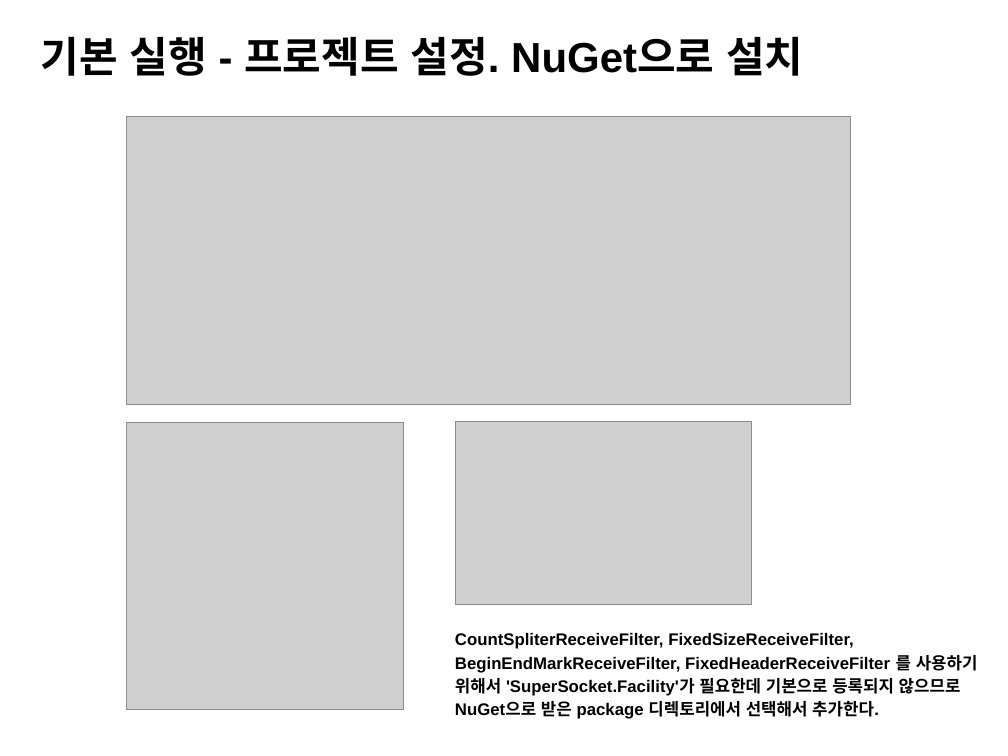
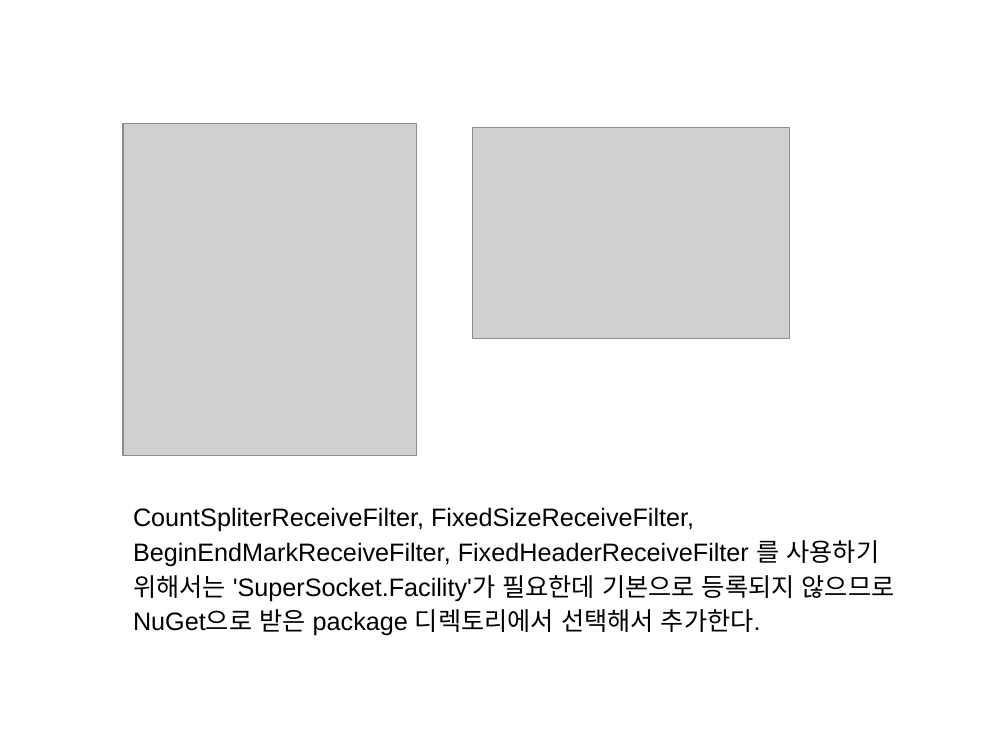
Before and after one commit to jacking75/conf_kgc2016_SuperSocket, a slide deck: slide 15 of {KGC2016]SuperSocket을 사용하여 고성능 게임 서버 만들기.pptx. Drawn at 1008x756 pixels with LibreOffice and Linux fonts; fonts in the diff are those of the drawing; grey boxes stand for pictures. Boxes give left, top, right and bottom in pixels: in the first picture for what was removed or moved away, otherwise in the second. Text is boxed around its words. In the diff, an @@ line names an element or a change of style, - is before the commit and + after.

```diff
--- a/{KGC2016]SuperSocket을 사용하여 고성능 게임 서버 만들기.pptx
+++ b/{KGC2016]SuperSocket을 사용하여 고성능 게임 서버 만들기.pptx
@@ text removed at [41,36,803,76] @@
-기본 실행 - 프로젝트 설정. NuGet으로 설치
@@ picture removed at [126,117,850,404] @@
@@ picture: place and size @@
-picture at [126,422,403,710]
+picture at [123,124,416,456]
@@ picture: place and size @@
-picture at [456,421,752,605]
+picture at [473,128,790,339]
@@ text at [133,507,895,636]: text changed; size 12 to 18 pt; bold off @@
-CountSpliterReceiveFilter, FixedSizeReceiveFilter, BeginEndMarkReceiveFilter, FixedHeaderReceiveFilter 를 사용하기 위해서 'SuperSocket.Facility'가 필요한데 기본으로 등록되지 않으므로 NuGet으로 받은 package 디렉토리에서 선택해서 추가한다.
+CountSpliterReceiveFilter, FixedSizeReceiveFilter, BeginEndMarkReceiveFilter, FixedHeaderReceiveFilter 를 사용하기 위해서는 'SuperSocket.Facility'가 필요한데 기본으로 등록되지 않으므로 NuGet으로 받은 package 디렉토리에서 선택해서 추가한다.
```
Also in this commit, not shown: 2 other slides changed, 3 slides added, 3 slides removed, 4 other files.
